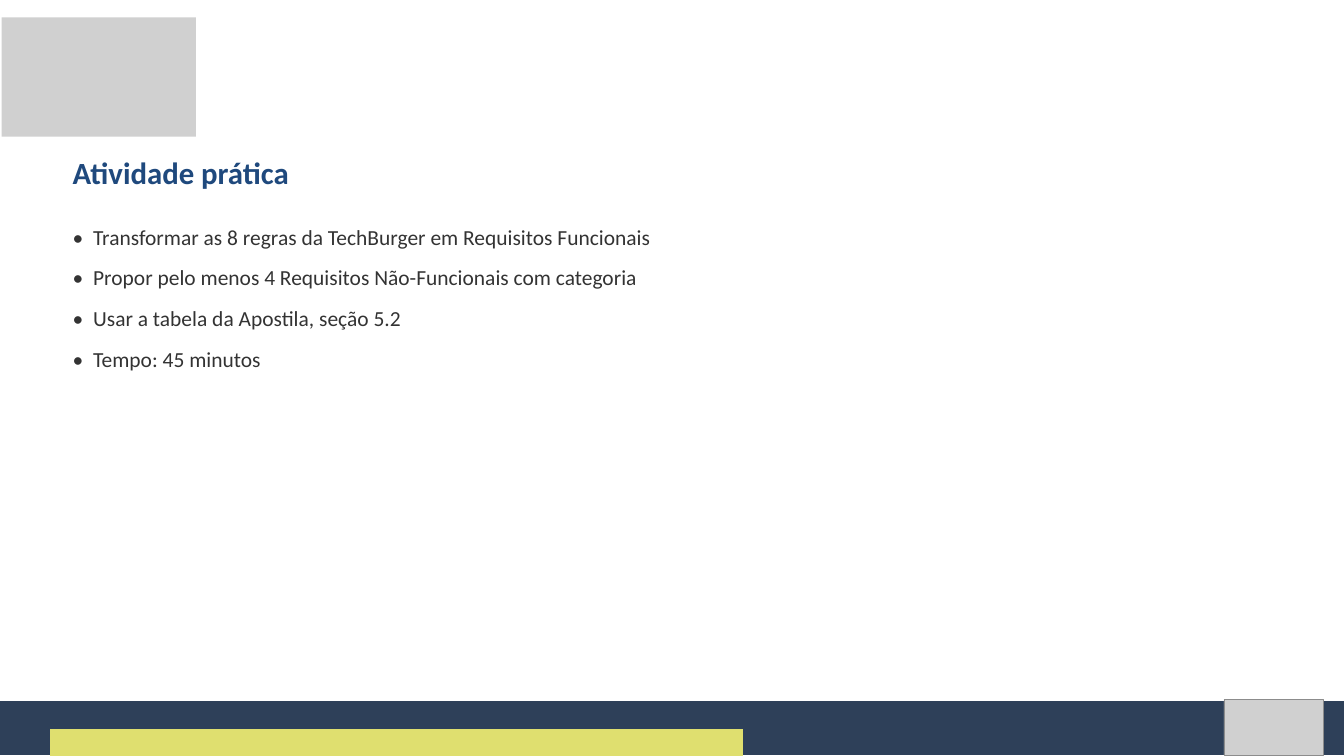
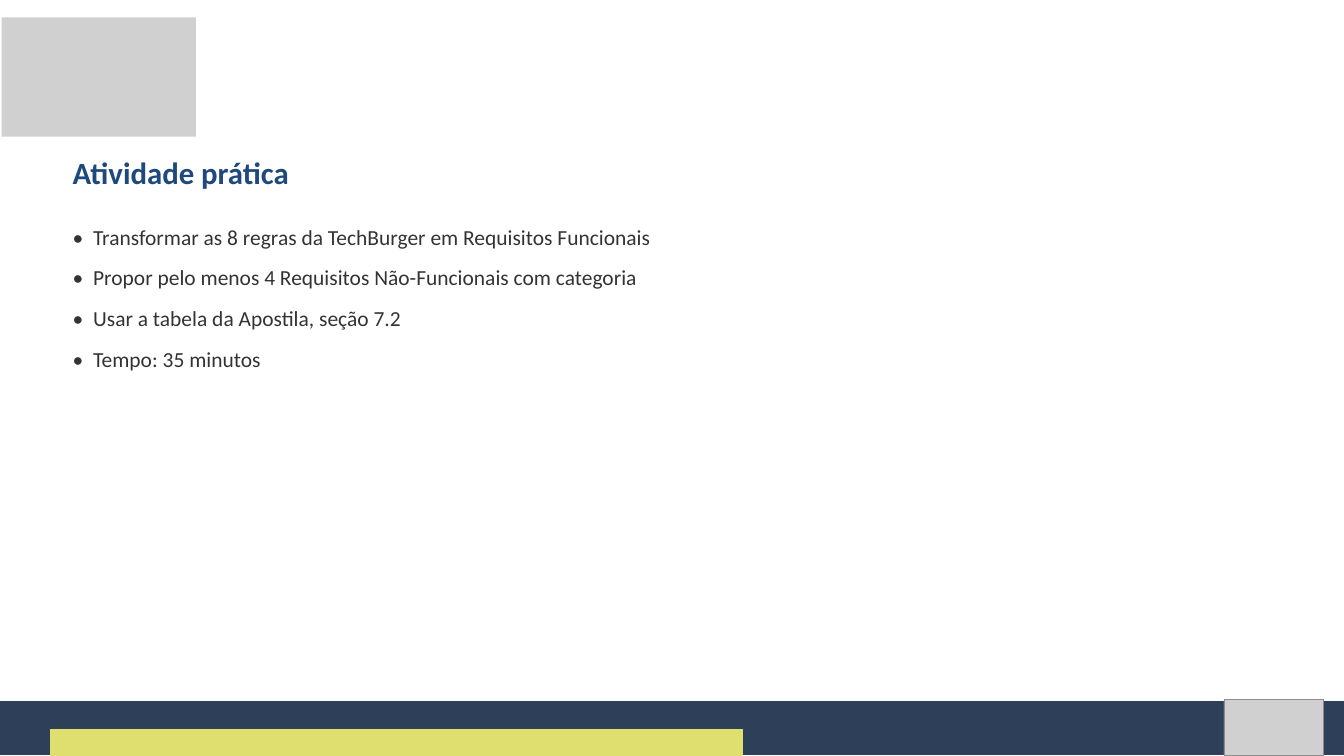
Before and after one commit to Natan20/Curso-Modelagem-De-Sistemas-Material, a slide deck: slide 22 of Aula 02 - 04-09-2026/Aula 2 - Slides.pptx (slide 19 before the commit). Drawn at 1344x756 pixels with LibreOffice and Linux fonts; fonts in the diff are those of the drawing; grey boxes stand for pictures. Boxes give left, top, right and bottom in pixels: in the first picture for what was removed or moved away, otherwise in the second. Text is boxed around its words. In the diff, an @@ line names an element or a change of style, - is before the commit and + after.

Commit message:
Atualiza Aulas 1-2 com novos conteudos e restringe repo as Aulas 1-2
Aula 1: slides de correcao coletiva ampliada apos a atividade pratica.
Aula 2: novas secoes de ambiguidade/conflitos de requisitos e priorizacao
MoSCoW na apostila e nos slides, com material de reserva.

Remove do rastreamento as Aulas 3-21 (arquivos continuam no disco) para
adicionar aula a aula conforme forem finalizadas. Restaura o README.md.

```diff
--- a/Aula 02 - 04-09-2026/Aula 2 - Slides.pptx
+++ b/Aula 02 - 04-09-2026/Aula 2 - Slides.pptx
@@ text at [93, 311, 401, 371]: text changed @@
-• Usar a tabela da Apostila, seção 5.2
-• Tempo: 45 minutos
+• Usar a tabela da Apostila, seção 7.2
+• Tempo: 35 minutos
```
Also in this commit, not shown: 4 other slides changed, 10 slides added, 59 other files.
